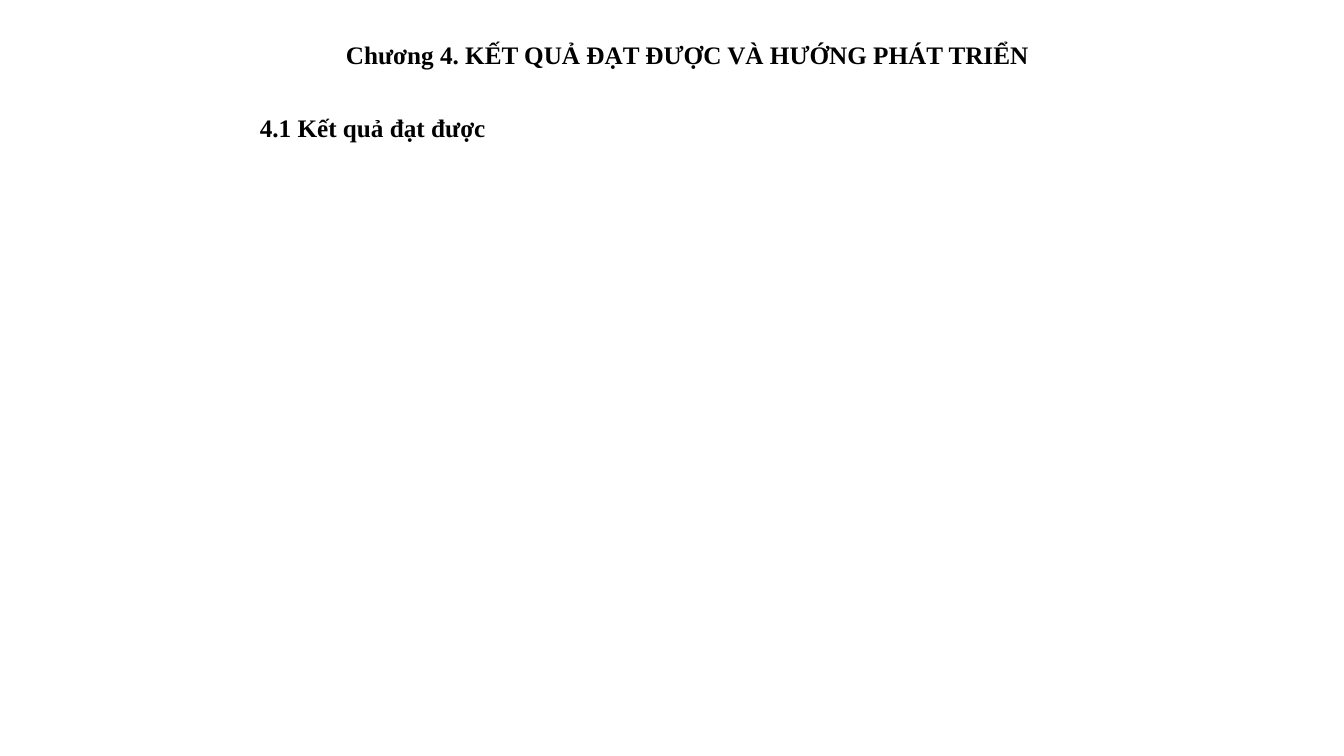
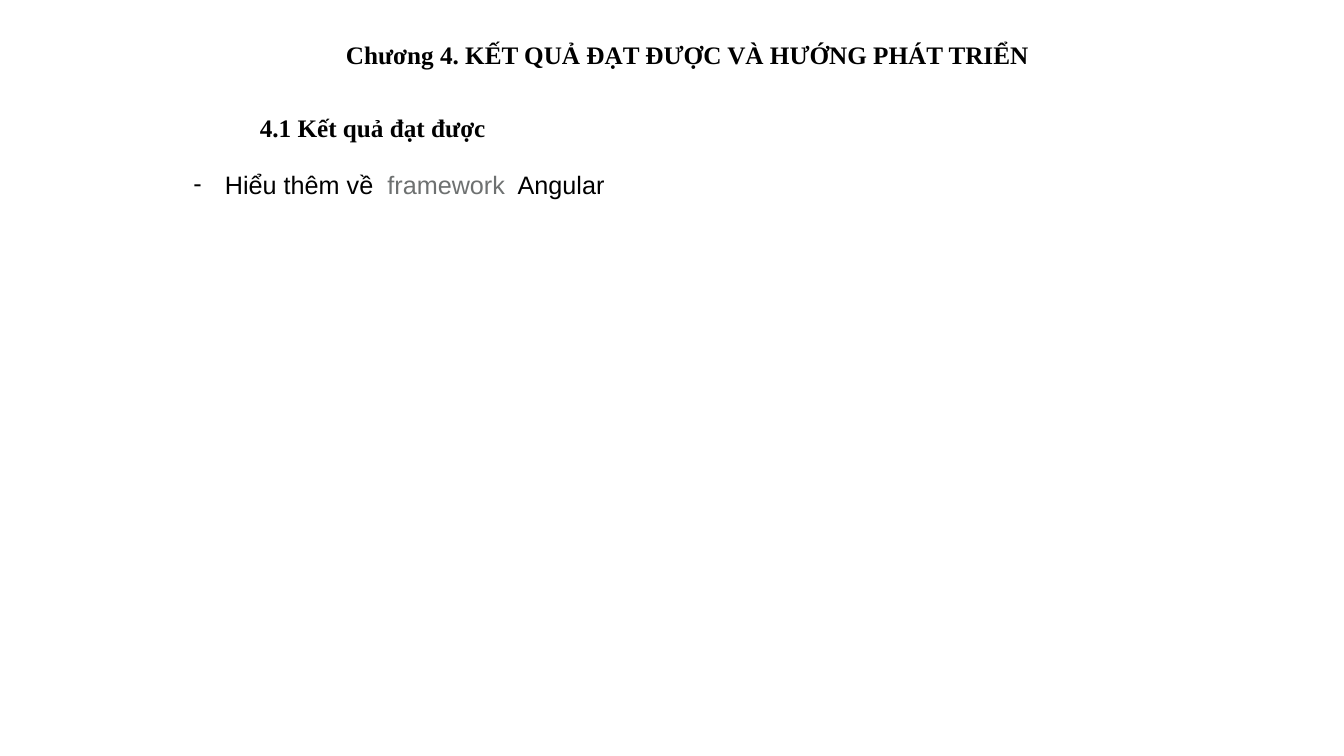
Before and after one commit to NguyenTrungChanhTruc01/NguyenTrungChanhTruc01, a slide deck: slide 20 of PP_LTHD.pptx. Drawn at 1344x756 pixels with LibreOffice and Linux fonts; fonts in the diff are those of the drawing; background and template pictures are left out. Boxes give left, top, right and bottom in pixels: in the first picture for what was removed or moved away, otherwise in the second. Text is boxed around its words. In the diff, an @@ line names an element or a change of style, - is before the commit and + after.

```diff
--- a/PP_LTHD.pptx
+++ b/PP_LTHD.pptx
@@ text added at bbox=[225, 173, 605, 199], 18 pt, text #000000 @@
+– Hiểu thêm về framework Angular
```
